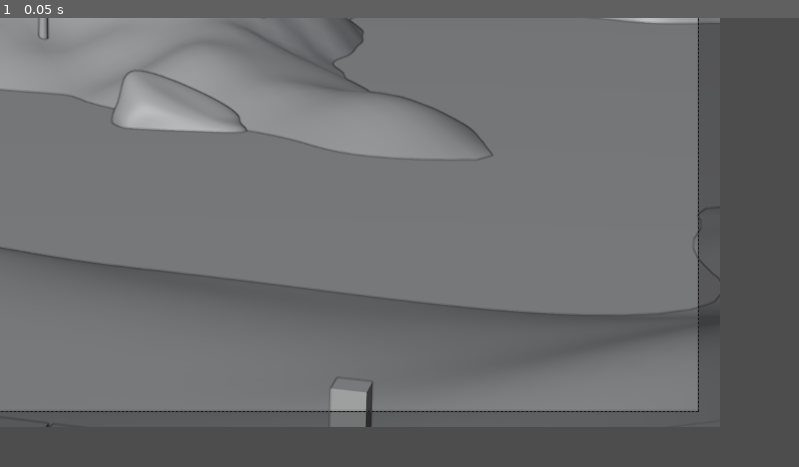
Above: before the commit, frame 1.
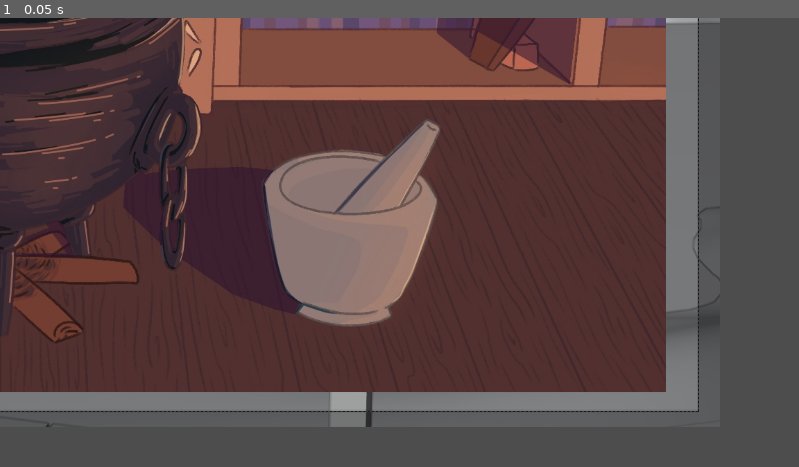
Above: after the commit, the same moment.

Repository: ZwergB/Sand_Witch
Game: Godot game, scene res://global.tscn
Two runs of this game, one before a commit and one after it. Both use one fixed random seed, a clock stepped at 60 frames per second and the inputs below.
Inputs:
- Up to frame 1 (0.05 s): no input

The runs differ from the first frame. In frame 1, 67% of the frame differs, in the area x 0-84%, y 0-84%.

Commit message:
add fireplace texture

Diff:
--- a/global.tscn
+++ b/global.tscn
@@ -1,11 +1,12 @@
-[gd_scene load_steps=3 format=3 uid="uid://cixomavwldddw"]
+[gd_scene load_steps=4 format=3 uid="uid://cixomavwldddw"]
 
 [ext_resource type="Script" path="res://global.gd" id="1_8y5fg"]
-[ext_resource type="PackedScene" uid="uid://bxm53uj0wdlb2" path="res://outside.tscn" id="2_iouhe"]
+[ext_resource type="PackedScene" path="res://outside.tscn" id="2_iouhe"]
 [ext_resource type="PackedScene" uid="uid://7f0c5075mi8c" path="res://inside.tscn" id="2_vp58w"]
 
 [node name="global" type="Node2D"]
 script = ExtResource("1_8y5fg")
 
 [node name="outside" parent="." instance=ExtResource("2_iouhe")]
+
 [node name="inside" parent="." instance=ExtResource("2_vp58w")]
--- a/inside.tscn
+++ b/inside.tscn
@@ -1,6 +1,10 @@
-[gd_scene load_steps=2 format=3 uid="uid://7f0c5075mi8c"]
+[gd_scene load_steps=3 format=3 uid="uid://7f0c5075mi8c"]
 
 [ext_resource type="Script" path="res://inside.gd" id="1_kcdjn"]
+[ext_resource type="Texture2D" uid="uid://dm7au4d0ni66i" path="res://assets/Brewing_Space_3.jpg" id="2_1jdsr"]
 
 [node name="inside" type="Node2D"]
 script = ExtResource("1_kcdjn")
+
+[node name="Sprite2D" type="Sprite2D" parent="."]
+texture = ExtResource("2_1jdsr")
Binary file added: assets/Brewing_Space_3.jpg
Not shown, added: assets/Brewing_Space_3.jpg.import
